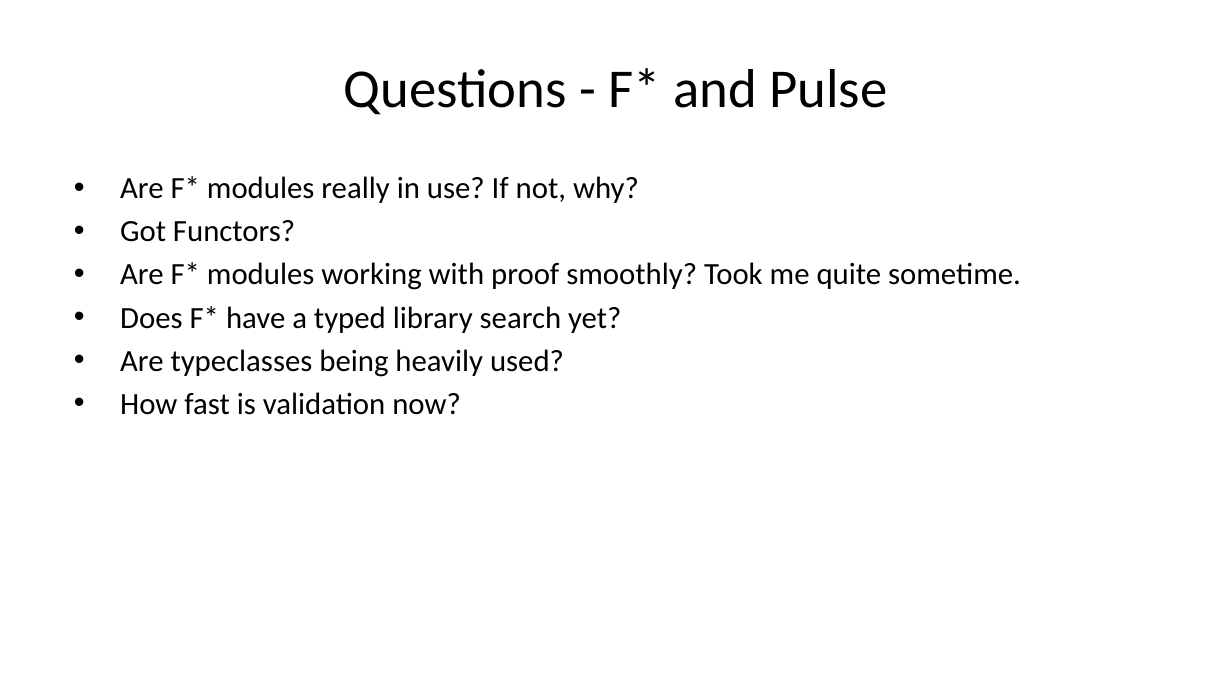
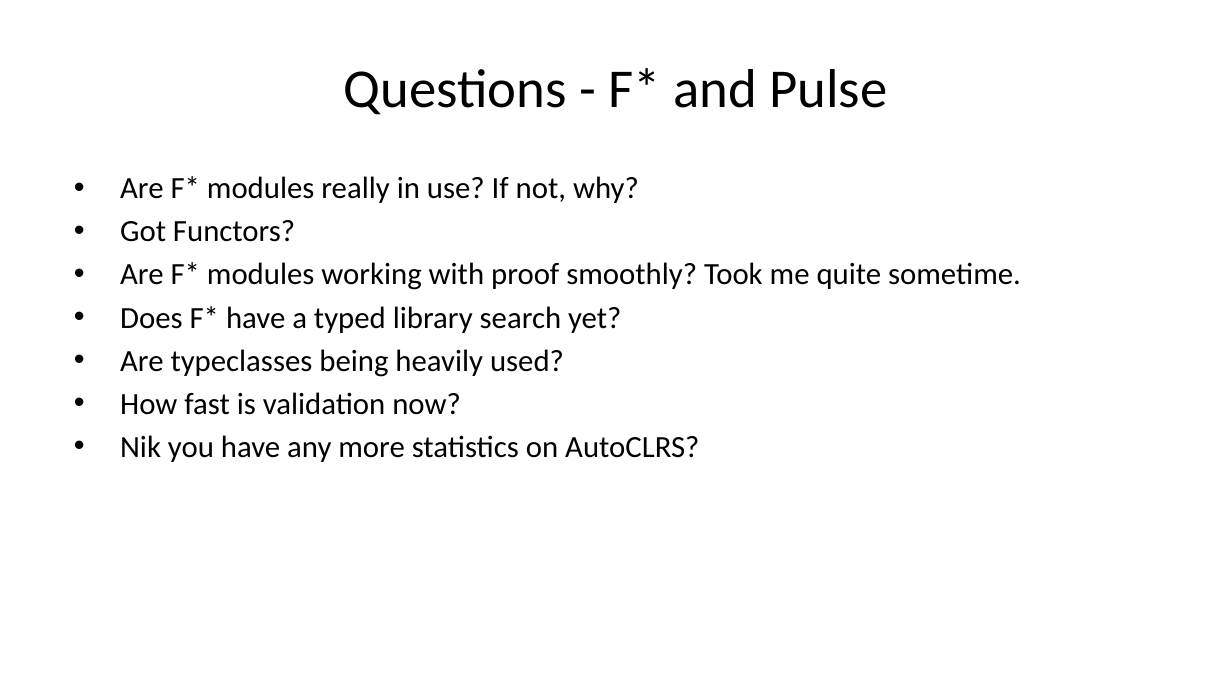
Before and after one commit to briangmilnes/APAS-VERUS, a slide deck: slide 66 of lectures/slidesMSR.pptx (slide 64 before the commit). Drawn at 1232x693 pixels with LibreOffice and Linux fonts; fonts in the diff are those of the drawing. Boxes give left, top, right and bottom in pixels: in the first picture for what was removed or moved away, otherwise in the second. Text is boxed around its words. In the diff, an @@ line names an element or a change of style, - is before the commit and + after.

```diff
--- a/lectures/slidesMSR.pptx
+++ b/lectures/slidesMSR.pptx
@@ text at (x1=120, y1=435, x2=699, y2=462): paragraph added @@
+• Nik you have any more statistics on AutoCLRS?
```
Also in this commit, not shown: 10 other slides changed, 3 slides added, 1 slide removed, 3 other files.
